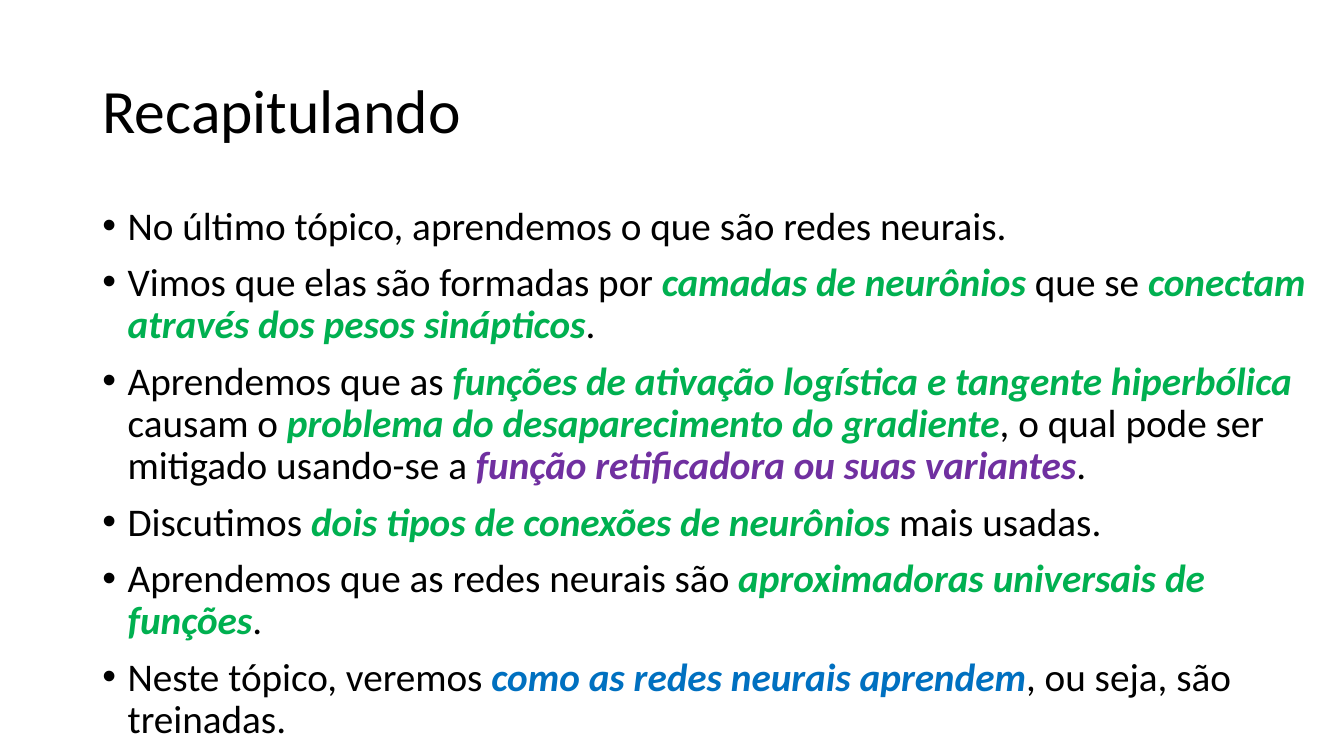
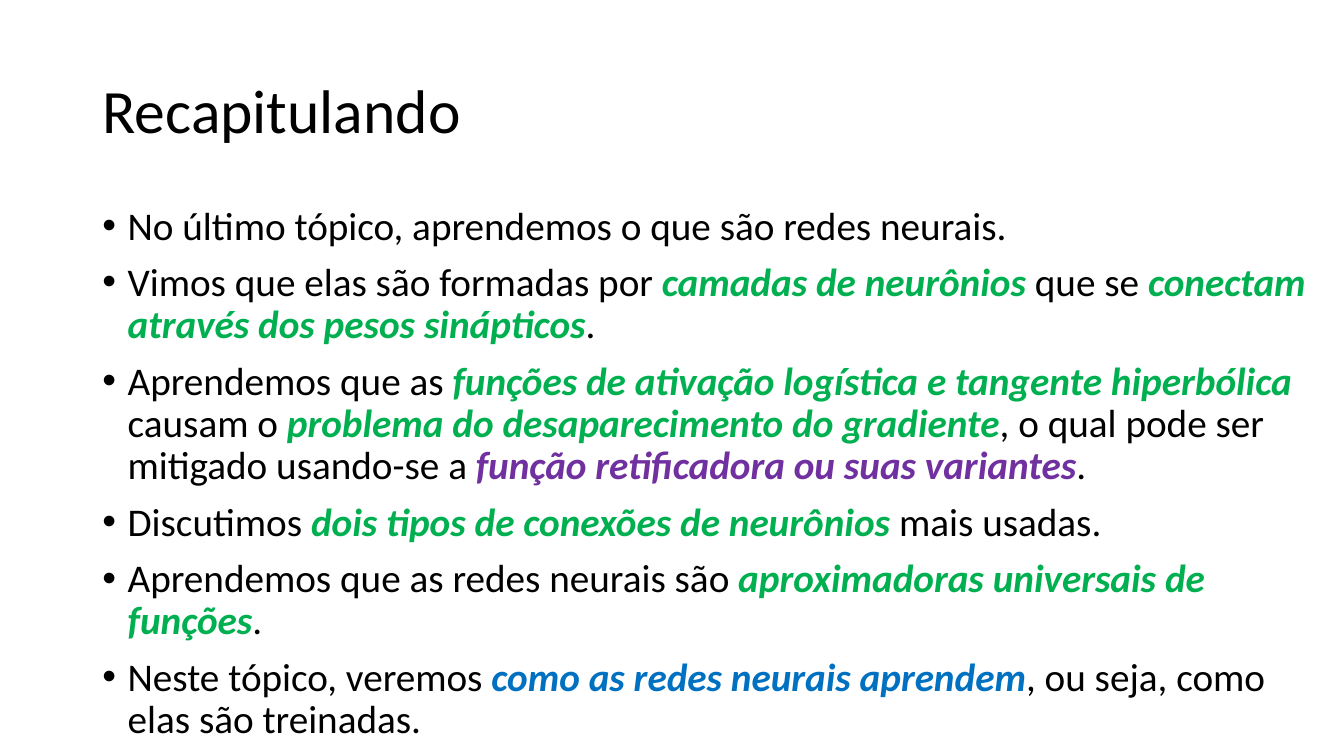
Before and after one commit to zz4fap/t320_aprendizado_de_maquina, a slide deck: slide 2 of slides/T320_Redes_Neurais_Artificiais (Parte III).pptx. Drawn at 1344x756 pixels with LibreOffice and Linux fonts; fonts in the diff are those of the drawing. Boxes give left, top, right and bottom in pixels: in the first picture for what was removed or moved away, otherwise in the second. Text is boxed around its words. In the diff, an @@ line names an element or a change of style, - is before the commit and + after.

Commit message:
new scripts

```diff
--- a/slides/T320_Redes_Neurais_Artificiais (Parte III).pptx
+++ b/slides/T320_Redes_Neurais_Artificiais (Parte III).pptx
@@ text at (x1=128, y1=663, x2=1265, y2=734): text changed @@
-• Neste tópico, veremos como as redes neurais aprendem, ou seja, são treinadas.
+• Neste tópico, veremos como as redes neurais aprendem, ou seja, como elas são treinadas.
```
